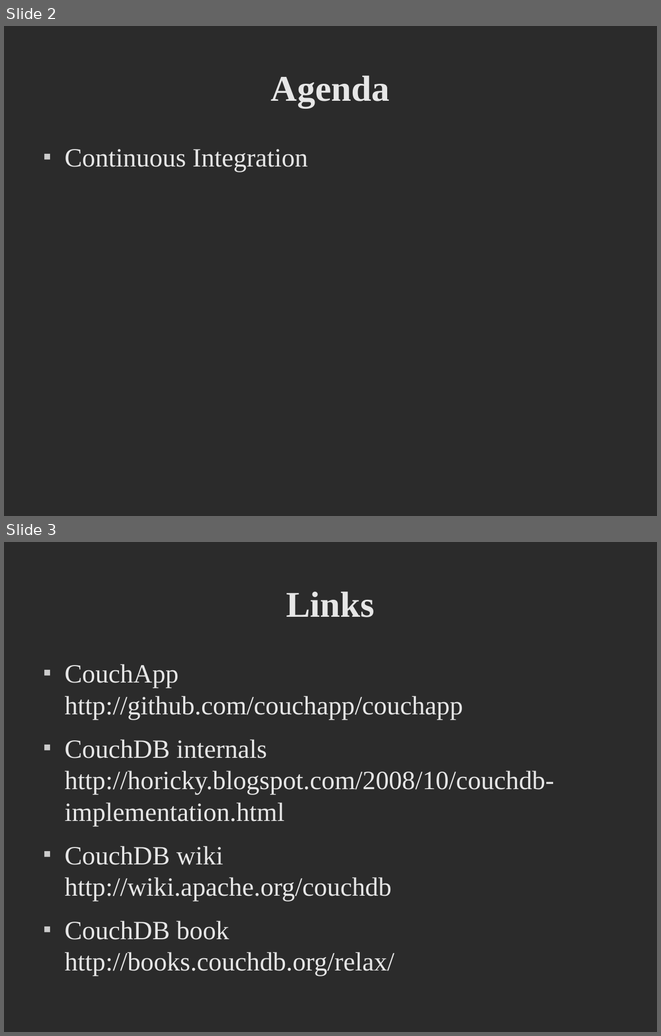
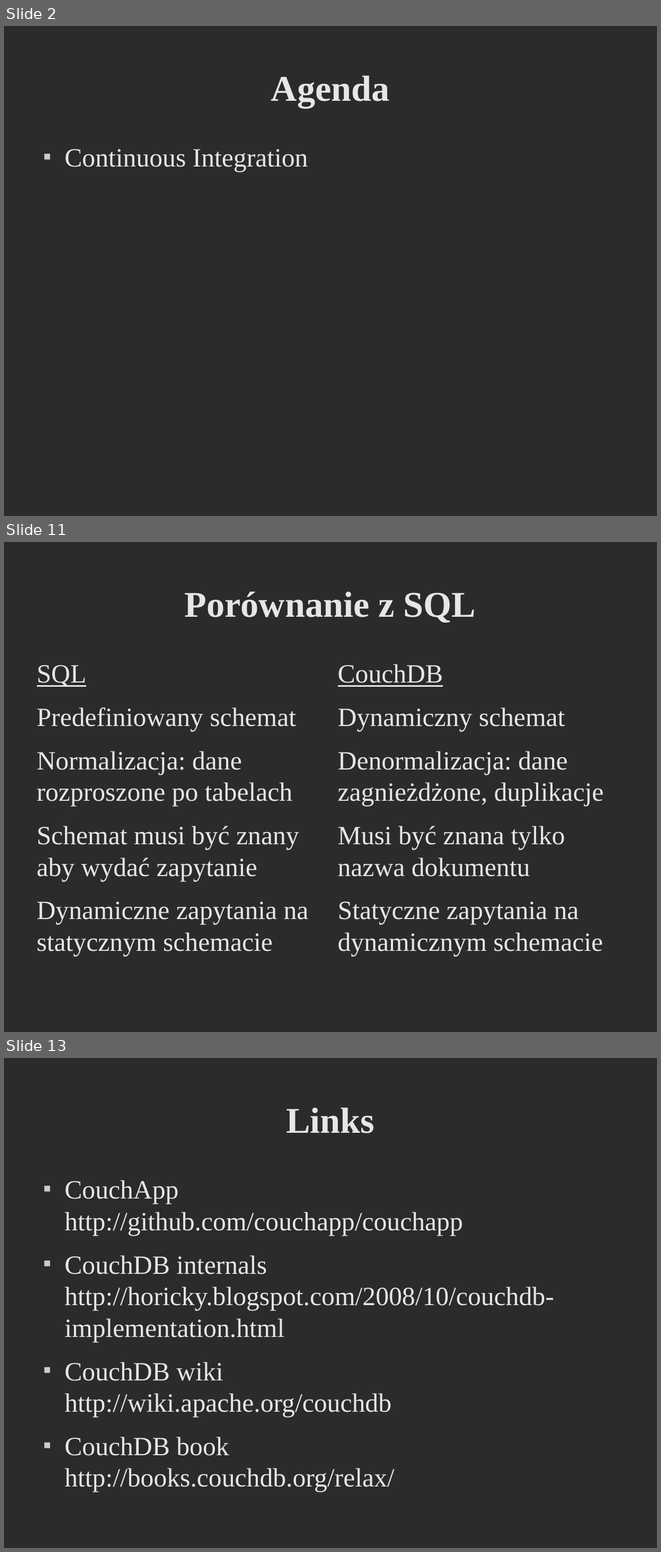
Before and after one commit to godfryd/checking-couchdb, a slide deck: checking-couchdb.odp. Shown one above the other, each under a label of ours: slides 2 and 3 before the commit, slides 2, 11 and 13 after it; the slides between them are not shown. The pictures are 661x1036 and 661x1552 pixels, drawn with LibreOffice and Linux fonts; fonts in the diff are those of the drawing; background and template pictures are left out; a plain dark background stands for a picture behind light text. Boxes give left, top, right and bottom in pixels: in the first picture for what was removed or moved away, otherwise in the second. Text is boxed around its words. In the diff, an @@ line names an element or a change of style, - is before the commit and + after.

```diff
--- a/checking-couchdb.odp
+++ b/checking-couchdb.odp
@@ slide 11 added at (4, 542, 657, 1032), background picture (left out) @@
@@ title added at (185, 591, 476, 623), 44 pt, text #E6E6E6, bold @@
+Porównanie z SQL
@@ text added at (37, 665, 309, 956), 32 pt, text #E6E6E6 @@
+SQL
+Predefiniowany schemat
+Normalizacja: dane rozproszone po tabelach
+Schemat musi być znany aby wydać zapytanie
+Dynamiczne zapytania na statycznym schemacie
@@ text added at (338, 664, 604, 956), 32 pt, text #E6E6E6 @@
+CouchDB
+Dynamiczny schemat
+Denormalizacja: dane zagnieżdżone, duplikacje
+Musi być znana tylko nazwa dokumentu
+Statyczne zapytania na dynamicznym schemacie
@@ what was slide 3 is now slide 13 @@
```
Also in this commit, not shown: 10 other slides added, 1 other file.
